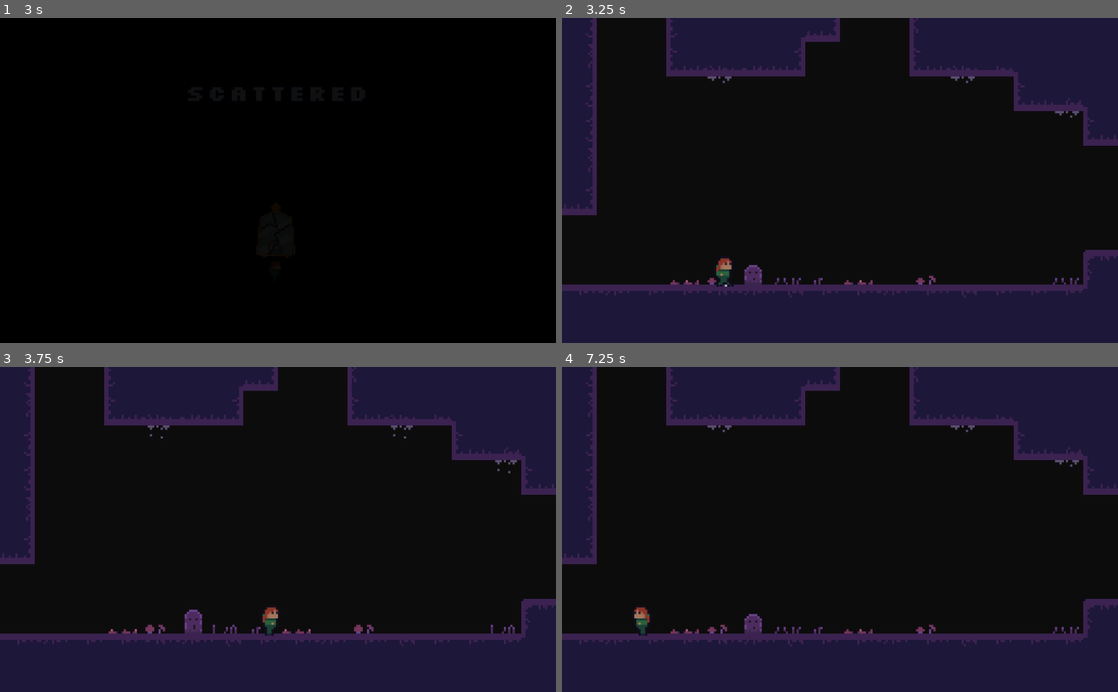
Above: before the commit, frames 1-4 (two rows, left to right).
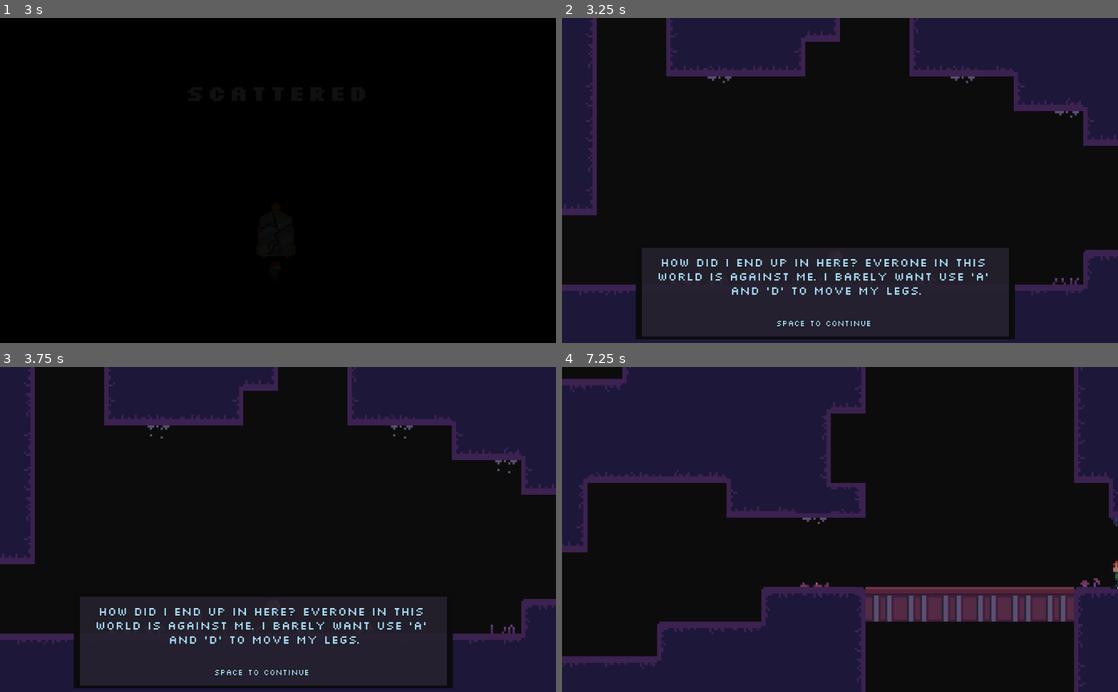
Above: after the commit, the same moments.

Repository: voidboxgames/escave
Game: Godot game, scene res://assets/scenes/Intro.tscn
Two runs of this game, one before a commit and one after it. Both use one fixed random seed, a clock stepped at 60 frames per second and the inputs below.
Inputs:
- Up to frame 1 (3 s): hold J (jump) 0.53-1.28 s; hold D (right) 0.53-2.03 s; tap K (dash) at 1.35 s; tap J (jump) at 1.52, 1.55, 1.82, 2.3, 2.85 s; tap Enter at 2 s; hold A (left) 2.03-2.78 s; hold Space 2.03-2.78 s; hold D (right) from 2.78 s (still down)
- Up to frame 2 (3.25 s): keep holding D (right); tap J (jump) at 3.02 s
- Up to frame 3 (3.75 s): keep holding D (right); tap J (jump) at 3.32 s; hold J (jump) from 3.53 s (still down); tap K (dash) at 3.6 s
- Up to frame 4 (7.25 s): release D (right) at 4.28 s; release J (jump) at 4.28 s; hold A (left) 4.28-5.03 s; tap Space at 4.35 s; tap J (jump) at 4.52, 4.55, 4.82, 6.02, 6.05, 6.32, 6.77, 6.8, 7.07 s; hold D (right) 5.03-5.78 s; hold J (jump) 5.03-5.78 s; hold A (left) from 5.78 s (still down); tap K (dash) at 5.85 s; hold Space from 6.53 s (still down)

Frame 1 is identical in both runs. In frame 2, 9.5% of the frame differs, in the area x 13-82%, y 70-99%; in frame 3, 9.5%; in frame 4, 41%, in the area x 0-100%, y 0-100%.

Commit message:
update initial dialog

Diff:
--- a/assets/scenes/Testworld.tscn
+++ b/assets/scenes/Testworld.tscn
@@ -442,7 +442,7 @@
 [node name="YSort" type="YSort" parent="."]
 
 [node name="Player" parent="YSort" instance=ExtResource( 1 )]
-position = Vector2( -69.0809, 37.2267 )
+position = Vector2( -13.0292, 33.4783 )
 
 [node name="gruond" type="TileMap" parent="YSort"]
 tile_set = SubResource( 35 )
@@ -627,7 +627,7 @@
 [node name="Monologues" type="Node" parent="Trigger"]
 
 [node name="MonologTrigger" parent="Trigger/Monologues" instance=ExtResource( 9 )]
-position = Vector2( -100.071, 46.1145 )
+position = Vector2( -12.7244, 45.7658 )
 scale = Vector2( 0.379863, 0.194492 )
 MonologID = "intro"
 MonologuePath = NodePath("../../../Monolog")
--- a/assets/scenes/effects/Monolog.gd
+++ b/assets/scenes/effects/Monolog.gd
@@ -2,9 +2,9 @@
 
 var done: Dictionary
 var monologues: Dictionary = {
-	"intro": "my legs can barely move with A and D",
+	"intro": "How did I end up in here? Everone in this world is against me. I barely want use 'A' and 'D' to move my legs.",
 	"no_jump": "My heart feels so heavy.. i can't even [wave]jump[/wave]",
-	"can_jump": "get yourself together! you must try to [rainbow]jump[/rainbow]",
+	"can_jump": "get yourself together! you must try to [rainbow]jump[/rainbow] with 'J'",
 
 	"bottomless": "I'm slowly sinking into a [rainbow]bottomless[/rainbow] pit",
 	"go_on": "why should i even [rainbow]go on[/rainbow]?",
